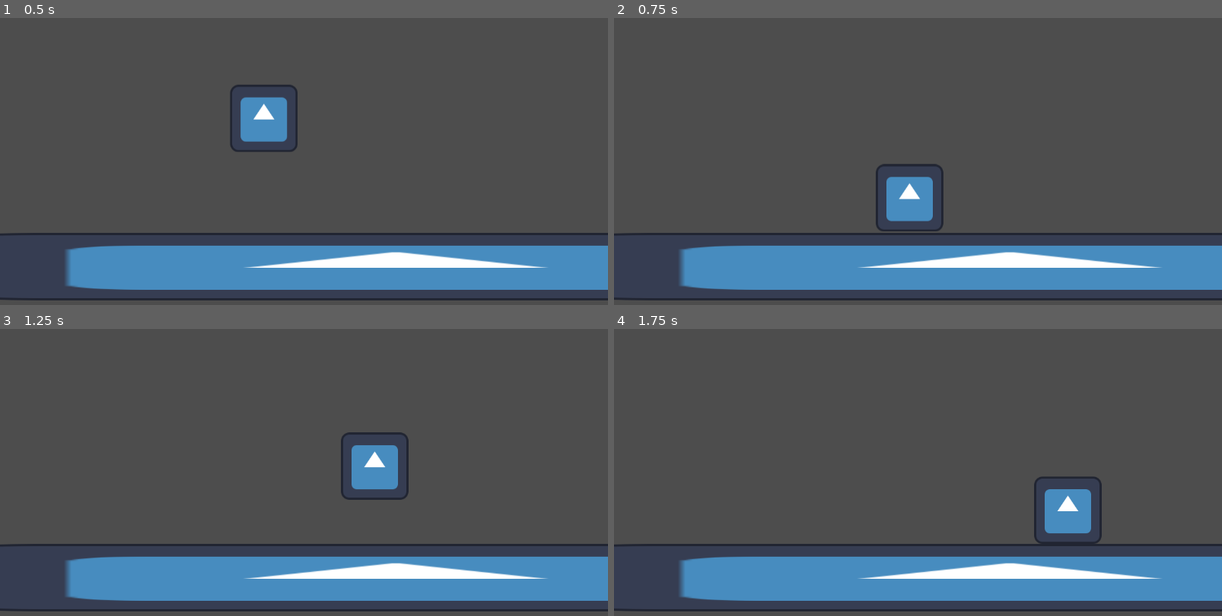
Above: before the commit, frames 1-4 (two rows, left to right).
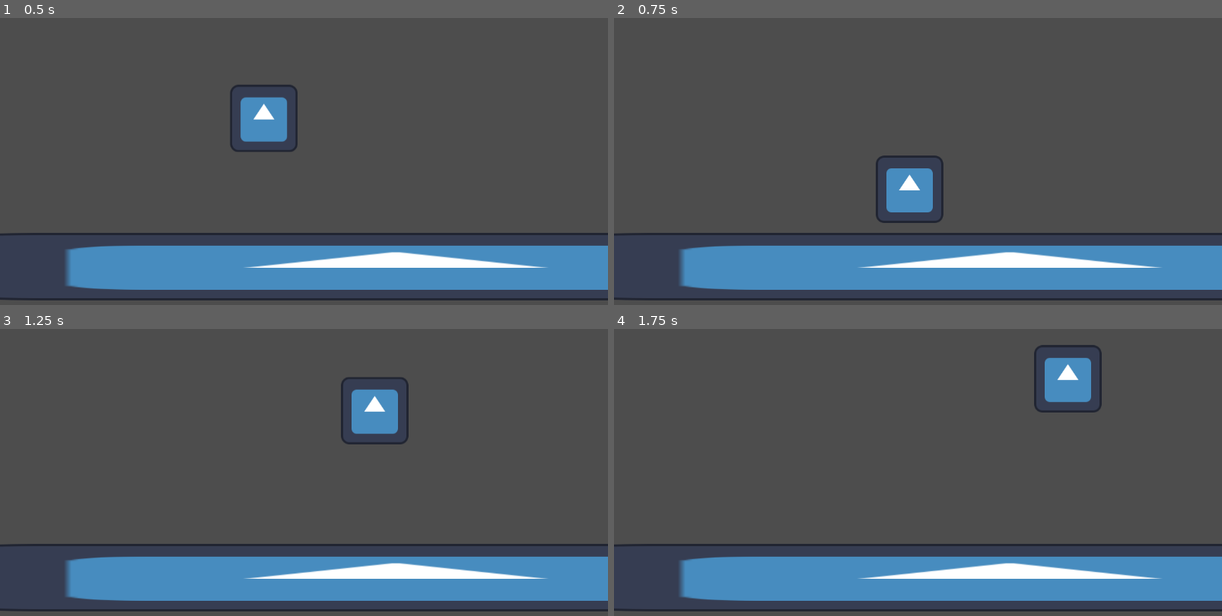
Above: after the commit, the same moments.

Repository: robotabc773/calm-before-the-storm
Game: Godot game, scene res://scenes/levels/testlvl.tscn
Same seed, same stepped clock (60 frames per second), same inputs: the game is played once before the commit and once after it. The engine's default icon, where the game draws it, is replaced by a stand-in: a white triangle on a blue panel in a dark square.
Inputs:
- Up to frame 1 (0.5 s): no input
- Up to frame 2 (0.75 s): tap Enter (ui_accept) at 0.5 s; hold Right (ui_right) from 0.53 s (still down); hold X (float, bound only after the commit) from 0.53 s (still down)
- Up to frame 3 (1.25 s): keep holding Right (ui_right); keep holding X (float, bound only after the commit); tap Enter (ui_accept) at 0.77 s
- Up to frame 4 (1.75 s): keep holding Right (ui_right); release X (float, bound only after the commit) at 1.28 s; tap X (float, bound only after the commit) at 1.35 s; tap Enter (ui_accept) at 1.52 s

Frame 1 is identical in both runs. In frame 2, 1.0% of the frame differs, in the area x 43-55%, y 47-75%; in frame 3, 3.0%; in frame 4, 3.0%, in the area x 69-81%, y 5-75%.

Commit message:
added downwards forcefield

Diff:
--- a/project.godot
+++ b/project.godot
@@ -15,6 +15,14 @@
 config/features=PackedStringArray("4.3", "GL Compatibility")
 config/icon="res://icon.svg"
 
+[input]
+
+float={
+"deadzone": 0.5,
+"events": [Object(InputEventKey,"resource_local_to_scene":false,"resource_name":"","device":-1,"window_id":0,"alt_pressed":false,"shift_pressed":false,"ctrl_pressed":false,"meta_pressed":false,"pressed":false,"keycode":0,"physical_keycode":88,"key_label":0,"unicode":120,"location":0,"echo":false,"script":null)
+]
+}
+
 [rendering]
 
 renderer/rendering_method="gl_compatibility"
--- a/scripts/player.gd
+++ b/scripts/player.gd
@@ -20,6 +20,25 @@
 	if direction:
 		velocity.x = direction * SPEED
 	else:
-		velocity.x = move_toward(velocity.x, 0, SPEED)
+		velocity.x = move_toward(velocity.x, 0, SPEED * 0.2)
+
+
+	if Input.is_action_pressed("float"):
+		#print_debug("floating")
+		var space_state = get_world_2d().direct_space_state
+		var rayResult = space_state.intersect_ray(PhysicsRayQueryParameters2D.create(global_position, global_position + Vector2(0, 200)))
+		if(!rayResult.is_empty()):
+			#print_debug("ray pos: " + str(rayResult.position))
+			var distance = global_position - rayResult.position
+			var forcePower: float = distance.y / -200
+			forcePower = 1 - easeOutQuad(forcePower)
+			#print_debug(forcePower)
+			var vel = -200 * forcePower
+			print_debug(vel)
+			velocity.y += (-200 * forcePower)
+
 
 	move_and_slide()
+
+func easeOutQuad(x: float) -> float:
+	return 1 - (1 - x) * (1 - x)
Not shown, changed: .gitignore
